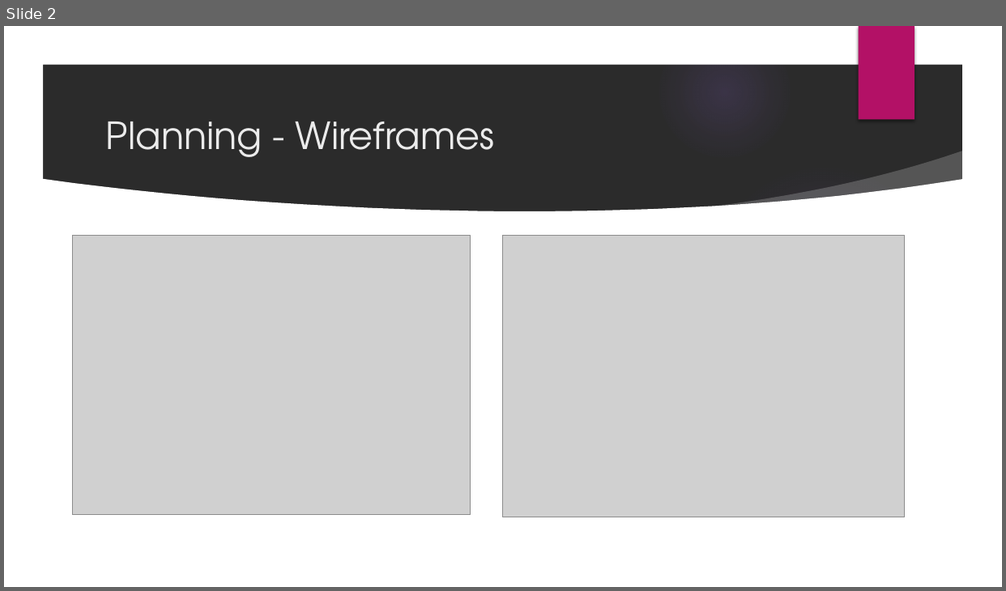
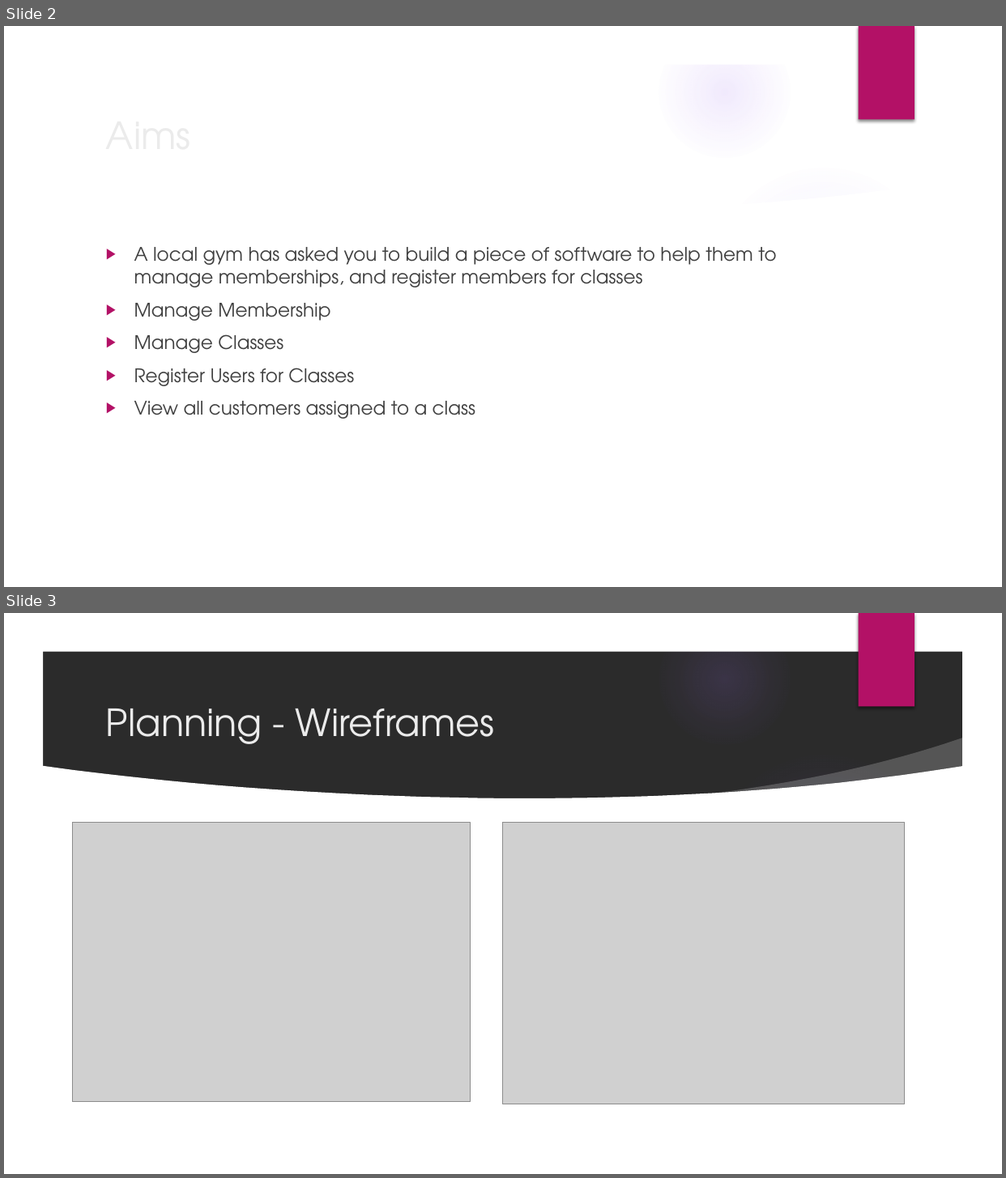
Before and after one commit to angelinalblyth/CodeClan-Gym-Project, a slide deck: Planning/Presenation.pptx. Shown one above the other, each under a label of ours: slide 2 before the commit, slides 2 and 3 after it. The pictures are 1006x591 and 1006x1178 pixels, drawn with LibreOffice and Linux fonts; fonts in the diff are those of the drawing; grey boxes stand for pictures; background and template pictures are left out; a plain dark background stands for a picture behind light text. Boxes give left, top, right and bottom in pixels: in the first picture for what was removed or moved away, otherwise in the second. Text is boxed around its words. In the diff, an @@ line names an element or a change of style, - is before the commit and + after.

```diff
--- a/Planning/Presenation.pptx
+++ b/Planning/Presenation.pptx
@@ slide 2 added at <box>4,26,1002,587</box>, background picture (left out); not listed: 9 template elements that a slide beside it also shows @@
@@ title added at <box>98,105,816,163</box>, 36 pt, text #EBEBEB @@
+Aims
@@ text added at <box>134,247,776,419</box>, 18 pt, text #404040 @@
+▶ A local gym has asked you to build a piece of software to help them to manage memberships, and register members for classes
+▶ Manage Membership
+▶ Manage Classes
+▶ Register Users for Classes
+▶ View all customers assigned to a class
@@ what was slide 2 is now slide 3 @@
```
Also in this commit, not shown: 1 slide changed, 2 other slides added, 1 slide removed, 10 other files.
